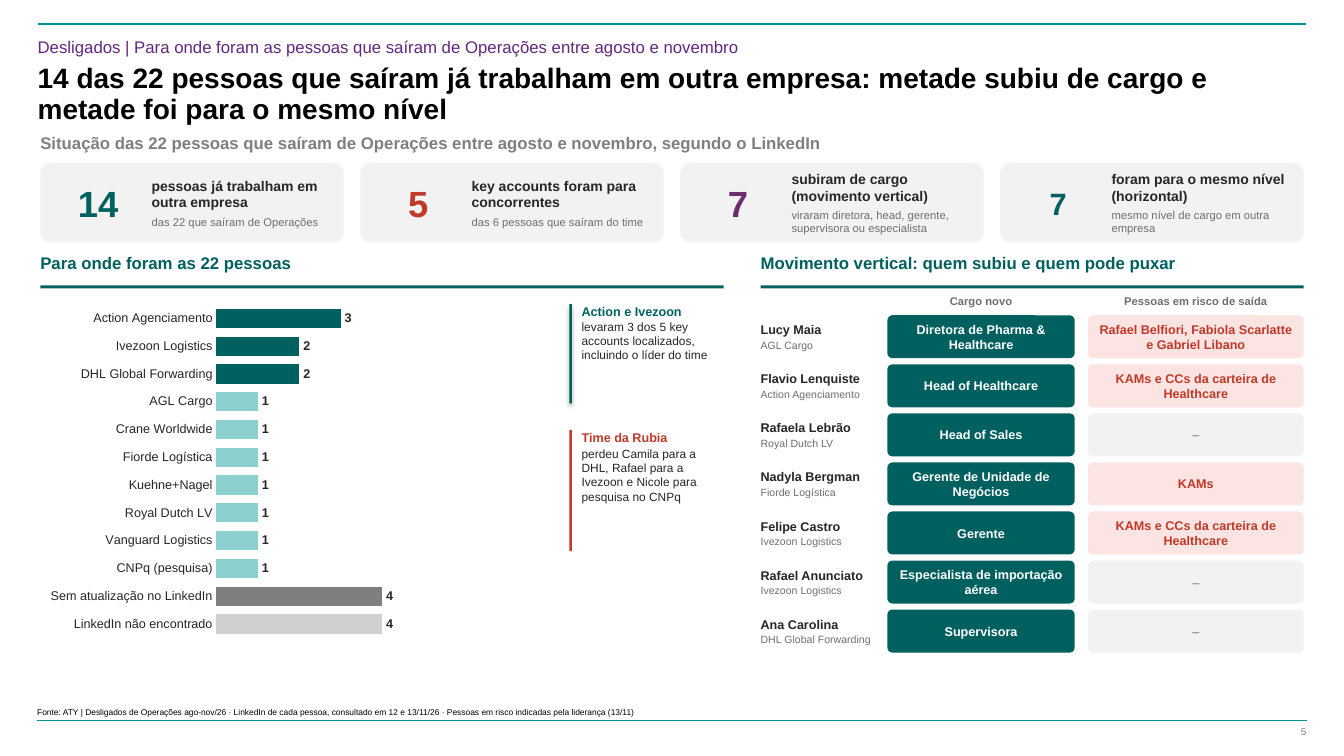
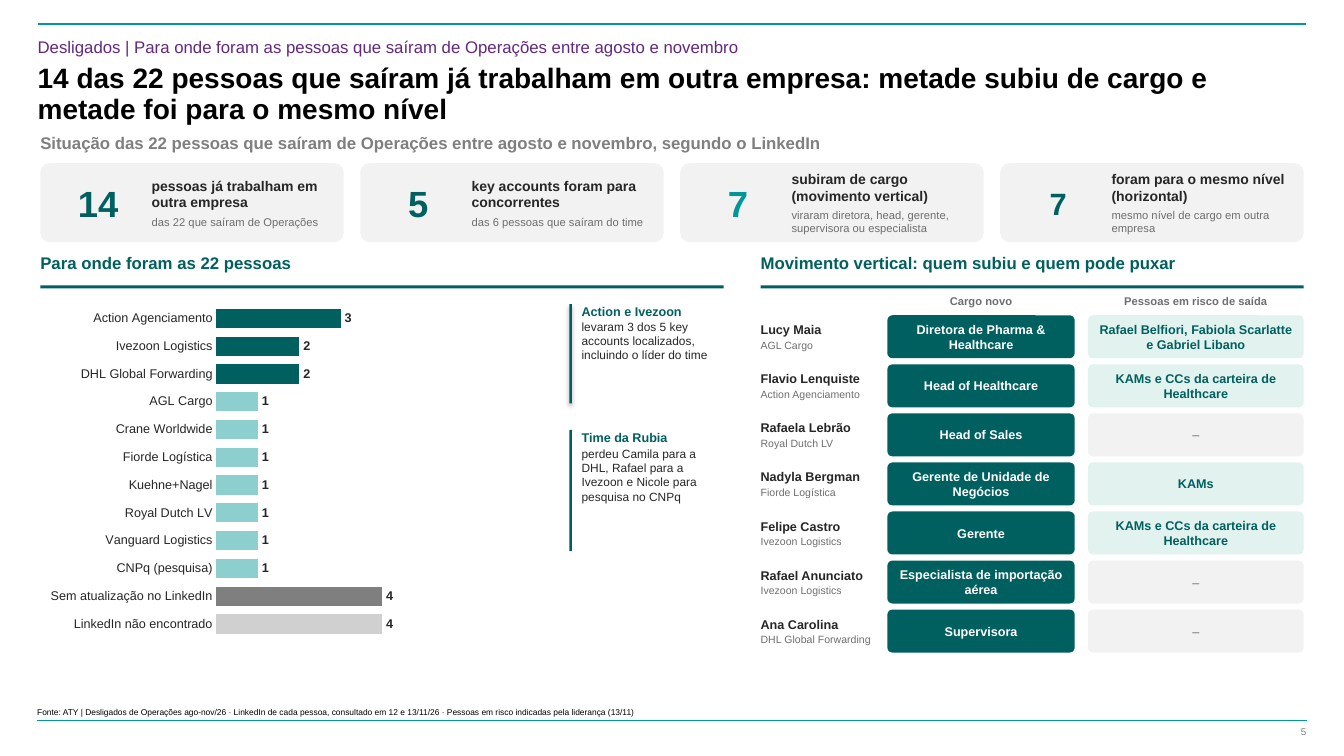
Before and after one commit to suzetemirandasilva5601-cpu/Challenge, a slide deck: slide 5 of 20261112 - ATY - Diagnóstico da Estrutura de Operações - Vagas e Férias.pptx. Drawn at 1344x756 pixels with LibreOffice and Linux fonts; fonts in the diff are those of the drawing; background and template pictures are left out. Boxes give left, top, right and bottom in pixels: in the first picture for what was removed or moved away, otherwise in the second. Text is boxed around its words. In the diff, an @@ line names an element or a change of style, - is before the commit and + after.

```diff
--- a/20261112 - ATY - Diagnóstico da Estrutura de Operações - Vagas e Férias.pptx
+++ b/20261112 - ATY - Diagnóstico da Estrutura de Operações - Vagas e Férias.pptx
@@ text "5" at box(408, 192, 428, 218): text colour #C0392B to #00605F @@
@@ text "7" at box(728, 192, 748, 217): text colour #6B2D6B to #009796 @@
@@ rectangle at box(570, 431, 573, 552): fill #C0392B to #00605F @@
@@ text at box(582, 433, 667, 442): text colour #C0392B to #00605F in "Time da Rubia" @@
@@ text colour #C0392B to #00605F; fill #FBE4E1 to #E2F2EF in 4 elements at box(1088, 316, 1304, 359), box(1088, 364, 1304, 407), box(1088, 463, 1304, 506), box(1088, 511, 1304, 555) @@
```
Also in this commit, not shown: 5 other slides changed, 3 other files.
